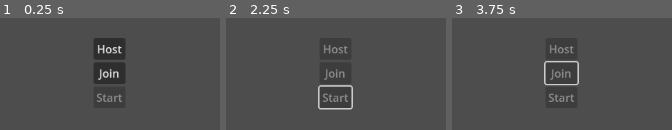
Above: before the commit, frames 1-3 (left to right).
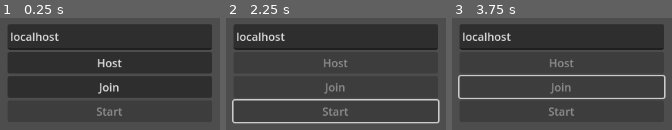
Above: after the commit, the same moments.

Repository: SlateyDev/GalydotMultiplayer
Game: Godot game, scene res://MultiplayerMenu.tscn
Same seed, same stepped clock (60 frames per second), same inputs: the game is played once before the commit and once after it. The engine's default icon, where the game draws it, is replaced by a stand-in: a white triangle on a blue panel in a dark square.
Inputs:
- Up to frame 1 (0.25 s): no input
- Up to frame 2 (2.25 s): click "Join" at 0.5 s; hold Right (ui_right) 1.28-2.03 s; hold Down (ui_down) from 2.03 s (still down)
- Up to frame 3 (3.75 s): tap Enter (ui_accept) at 2.75, 3.5 s; release Down (ui_down) at 2.78 s; hold Right (ui_right) 2.78-3.53 s; hold Up (ui_up) from 3.53 s (still down)

The runs differ from the first frame. In frame 1, 53% of the frame differs, in the area x 3-97%, y 5-88%; in frame 2, 26%; in frame 3, 24%.

Commit message:
Add current player indicator and server address entry textbox

Diff:
--- a/Lobby.gd
+++ b/Lobby.gd
@@ -15,7 +15,12 @@
 @onready var role = "Unknown"
 
 func mp_print(_value):
-	print(role, "(for: ", multiplayer.get_unique_id(), ", from:", multiplayer.get_remote_sender_id(), ") - ", _value)
+	var unique_id = "N/A"
+	var sender_id = "N/A"
+	if multiplayer:
+		unique_id = str(multiplayer.get_unique_id())
+		sender_id = str(multiplayer.get_remote_sender_id())
+	print(role, "(for: ", unique_id, ", from:", sender_id, ") - ", _value)
 
 func _ready():
 	multiplayer.peer_connected.connect(_on_player_connected)
--- a/MultiplayerMenu.gd
+++ b/MultiplayerMenu.gd
@@ -12,7 +12,7 @@
 	$VBoxContainer/Start.disabled = false
 
 func _on_join_pressed():
-	Lobby.join_game()
+	Lobby.join_game($VBoxContainer/Address.text)
 	$VBoxContainer/Host.disabled = true
 	$VBoxContainer/Join.disabled = true
 	$VBoxContainer/Start.disabled = true
--- a/MultiplayerMenu.tscn
+++ b/MultiplayerMenu.tscn
@@ -25,6 +25,12 @@
 grow_horizontal = 2
 grow_vertical = 2
 
+[node name="Address" type="TextEdit" parent="VBoxContainer"]
+custom_minimum_size = Vector2(295.145, 36.97)
+layout_mode = 2
+text = "localhost"
+placeholder_text = "127.0.0.1"
+
 [node name="Host" type="Button" parent="VBoxContainer"]
 layout_mode = 2
 text = "Host"
--- a/Player.gd
+++ b/Player.gd
@@ -11,6 +11,8 @@
 
 	if name.to_int() == multiplayer.get_unique_id():
 		$Camera3D.current = true
+		$MeIndicator.visible = true
+		$AnimationPlayer.play("IndicatorBob")
 
 func _enter_tree():
 	Lobby.mp_print("_enter_tree() for %d" % [name.to_int()])
--- a/Player.tscn
+++ b/Player.tscn
@@ -33,6 +33,25 @@
 material = SubResource("StandardMaterial3D_d3bmb")
 size = Vector3(0.885, 0.35, 0.28)
 
+[sub_resource type="PrismMesh" id="PrismMesh_683c6"]
+size = Vector3(0.3, 0.3, 0.1)
+
+[sub_resource type="Animation" id="Animation_lb0ab"]
+resource_name = "IndicatorBob"
+loop_mode = 1
+tracks/0/type = "position_3d"
+tracks/0/imported = false
+tracks/0/enabled = true
+tracks/0/path = NodePath("MeIndicator")
+tracks/0/interp = 2
+tracks/0/loop_wrap = true
+tracks/0/keys = PackedFloat32Array(0, 1, 1.60987e-08, 1.62672, 0, 0.5, 1, 3.0368e-08, 1.4635, 0, 1, 1, 1.60987e-08, 1.62672, 0)
+
+[sub_resource type="AnimationLibrary" id="AnimationLibrary_dlqel"]
+_data = {
+"IndicatorBob": SubResource("Animation_lb0ab")
+}
+
 [node name="Player" type="CharacterBody3D"]
 script = ExtResource("1_r0f3e")
 
@@ -54,3 +73,13 @@
 
 [node name="Camera3D" type="Camera3D" parent="."]
 transform = Transform3D(0.786773, -0.350665, 0.507958, 0, 0.822948, 0.568117, -0.617242, -0.446979, 0.647474, 2.34666, 2.90852, 2.66587)
+
+[node name="MeIndicator" type="MeshInstance3D" parent="."]
+transform = Transform3D(-1, 8.74228e-08, 0, -8.74228e-08, -1, 0, 0, 0, 1, 1.64208e-08, 1.62303, 0)
+visible = false
+mesh = SubResource("PrismMesh_683c6")
+
+[node name="AnimationPlayer" type="AnimationPlayer" parent="."]
+libraries = {
+"": SubResource("AnimationLibrary_dlqel")
+}
Not shown: 1 places in Player.tscn that only renumber resources
